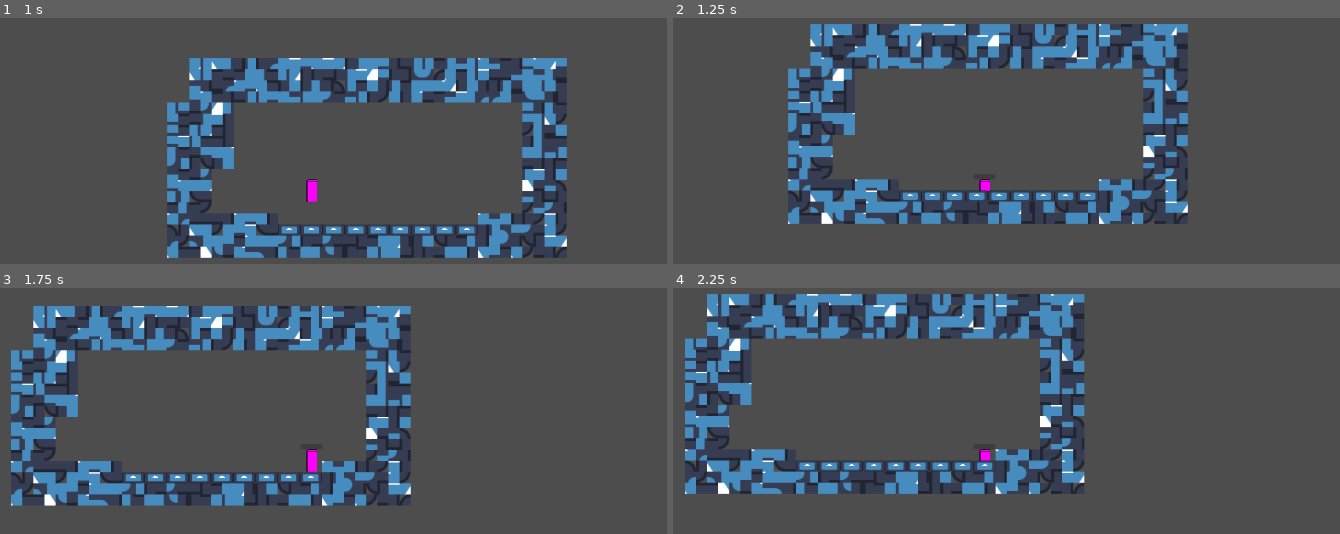
Above: before the commit, frames 1-4 (two rows, left to right).
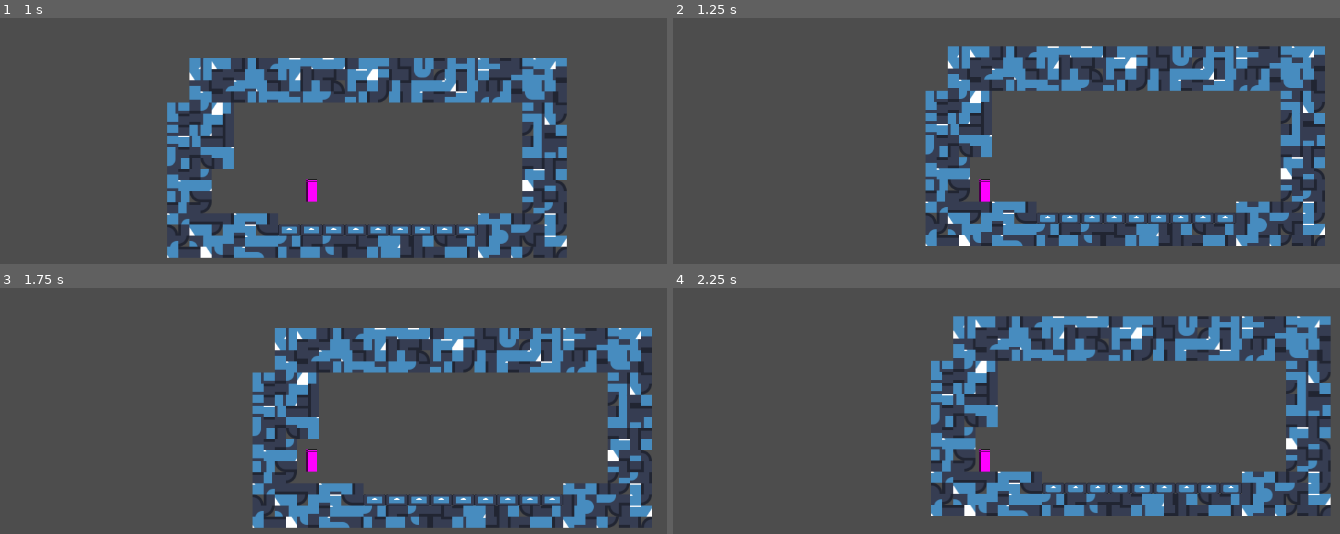
Above: after the commit, the same moments.

Repository: INV-matt/GMTK-game-jam
Game: Godot game, scene res://Levels/level_3.tscn
Same seed, same stepped clock (60 frames per second), same inputs: the game is played once before the commit and once after it. This scene is started directly instead of the project's main scene. The engine's default icon, where the game draws it, is replaced by a stand-in: a white triangle on a blue panel in a dark square.
Inputs:
- Up to frame 1 (1 s): tap Enter at 0.5 s; hold D (pl_right) from 0.53 s (still down); tap Z (pl_attack) at 0.6 s; tap Space (pl_jump) at 0.77 s
- Up to frame 2 (1.25 s): keep holding D (pl_right)
- Up to frame 3 (1.75 s): keep holding D (pl_right); tap E (pl_dash) at 1.35 s; tap Space (pl_jump) at 1.52 s
- Up to frame 4 (2.25 s): release D (pl_right) at 2.03 s; hold A (pl_left) from 2.03 s (still down); tap Tab (pl_scout) at 2.1 s

Frame 1 is identical in both runs. In frame 2, 29% of the frame differs, in the area x 17-98%, y 2-93%; in frame 3, 30%, in the area x 1-98%, y 7-98%; in frame 4, 30%.

Commit message:
Added body system

Diff:
--- a/Components/Health/health_component.gd
+++ b/Components/Health/health_component.gd
@@ -17,9 +17,15 @@
 var health: int
 
 func _updateBar() :
+  print(health)
+
   if DisplayHealthBar :
     DisplayHealthBar.value = health
     DisplayHealthBar.visible = health < MaxHealth or AlwaysShow
+
+func healAll() :
+  health = MaxHealth
+  _updateBar()
 
 func _ready() -> void:
   health = MaxHealth
@@ -38,6 +44,7 @@
 
   if health == 0 :
     emit_signal("death")
+    print("hi")
 
     if DestroyOnNoHealth :
       get_parent().queue_free()
--- /dev/null
+++ b/Main/BodyManager.gd
@@ -0,0 +1,56 @@
+extends Node
+
+var respawnPosition: Vector2
+var player: Player
+var playerhealth: HealthComponent
+
+func get_all_children(in_node, array := []):
+  array.push_back(in_node)
+  for child in in_node.get_children():
+    array = get_all_children(child, array)
+  return array
+
+func _respawnPlayer() :
+  playerhealth.healAll()
+  player.global_position = respawnPosition
+
+func _onPlayerDeath() :
+  var pos = player.global_position
+
+  if pos == Vector2.ZERO :
+    return
+
+  _respawnPlayer()
+
+  var body = StaticBody2D.new()
+  var shape: CollisionShape2D = CollisionShape2D.new()
+
+  for i in player.get_children() :
+    if i is CollisionShape2D :
+      shape.shape = i.shape
+      shape.shape.radius = i.shape.radius
+      shape.shape.height = i.shape.height
+
+  body.add_child(shape)
+  body.global_position = pos
+
+  print(shape)
+  print(body)
+
+  get_tree().get_root().add_child(body)
+
+func _resetLevel() :
+  var root = get_tree().get_root()
+
+  for element in get_all_children(root):
+    if element is Player :
+      respawnPosition = element.global_position
+      player = element
+
+      for i in element.get_children() :
+        if i is HealthComponent :
+          playerhealth = i
+          i.death.connect(_onPlayerDeath)
+
+func _ready() -> void:
+  _resetLevel()
--- a/project.godot
+++ b/project.godot
@@ -18,6 +18,7 @@
 [autoload]
 
 SignalBus="*res://Main/SignalBus.gd"
+BodyManager="*res://Main/BodyManager.gd"
 
 [dotnet]
 
Not shown, added: Main/BodyManager.gd.uid
